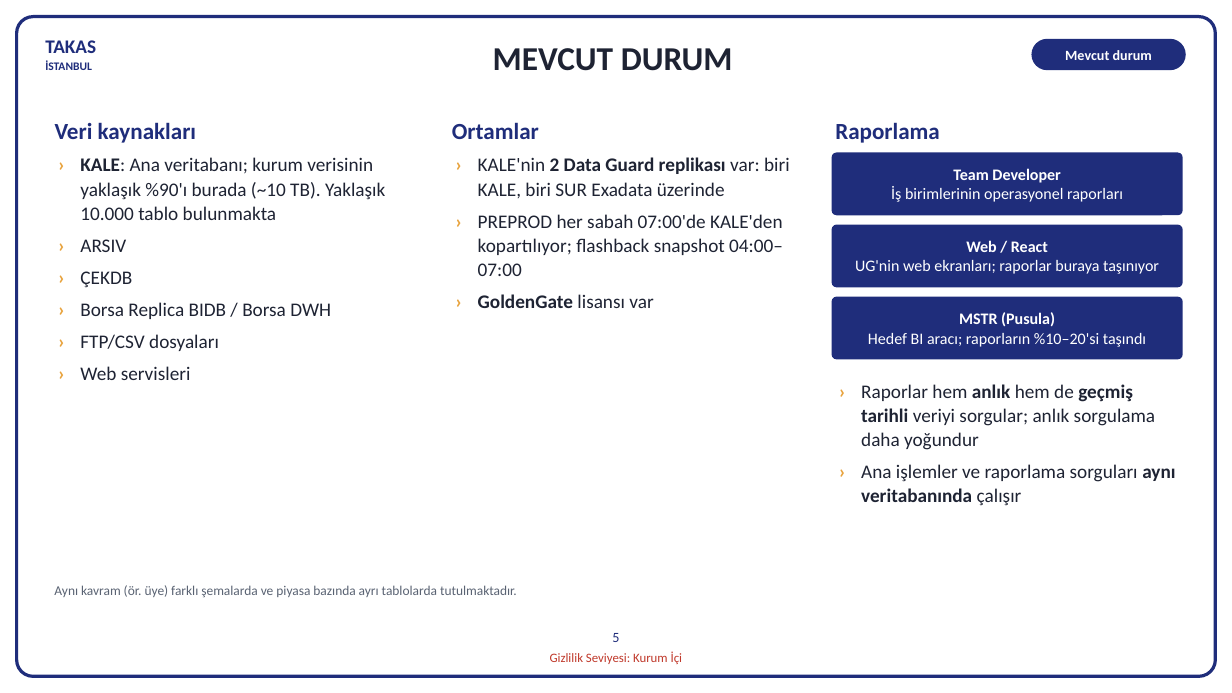
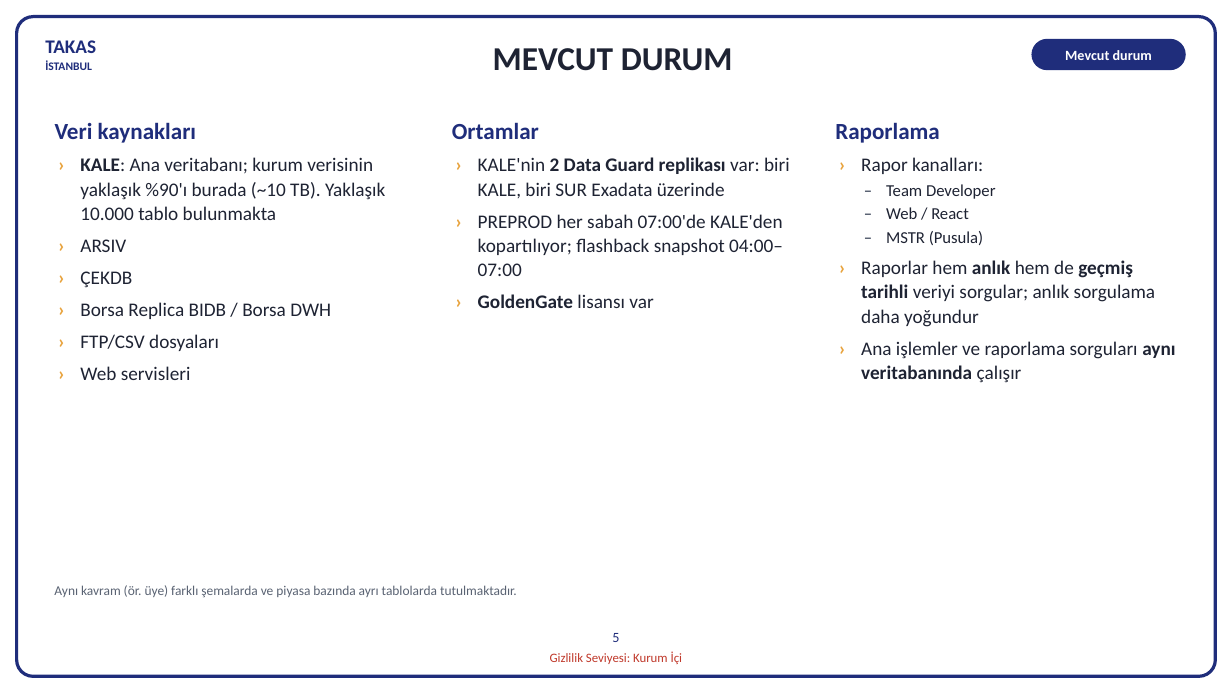
Before and after one commit to hanifidemirel0/Cursor-Projects, a slide deck: slide 5 of outputs/dwh-sunum-kasim-2026/5 - DWHSunum_Kasim2026.pptx. Drawn at 1232x693 pixels with LibreOffice and Linux fonts; fonts in the diff are those of the drawing. Boxes give left, top, right and bottom in pixels: in the first picture for what was removed or moved away, otherwise in the second. Text is boxed around its words. In the diff, an @@ line names an element or a change of style, - is before the commit and + after.

```diff
--- a/outputs/dwh-sunum-kasim-2026/5 - DWHSunum_Kasim2026.pptx
+++ b/outputs/dwh-sunum-kasim-2026/5 - DWHSunum_Kasim2026.pptx
@@ text "› Rapor kanalları:": place and size @@
-text "› Rapor kanalları:" at bbox=[861, 384, 1175, 505]
+text "› Rapor kanalları:" at bbox=[861, 157, 1175, 382]
@@ rounded rectangle removed at bbox=[832, 152, 1183, 215] @@
-Team Developer
-İş birimlerinin operasyonel raporları
@@ text at bbox=[861, 157, 996, 245]: paragraphs added @@
+› Rapor kanalları:
+– Team Developer
+– Web / React
+– MSTR (Pusula)
@@ rounded rectangle removed at bbox=[832, 225, 1183, 287] @@
-Web / React
-UG'nin web ekranları; raporlar buraya taşınıyor
@@ rounded rectangle removed at bbox=[832, 297, 1183, 360] @@
-MSTR (Pusula)
-Hedef BI aracı; raporların %10–20'si taşındı
```
Also in this commit, not shown: 2 other files.
